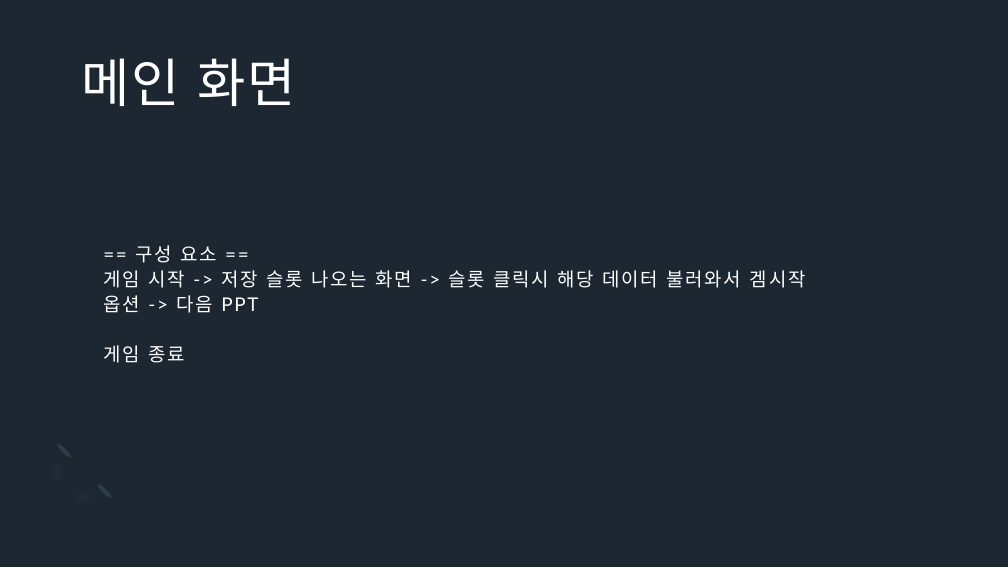
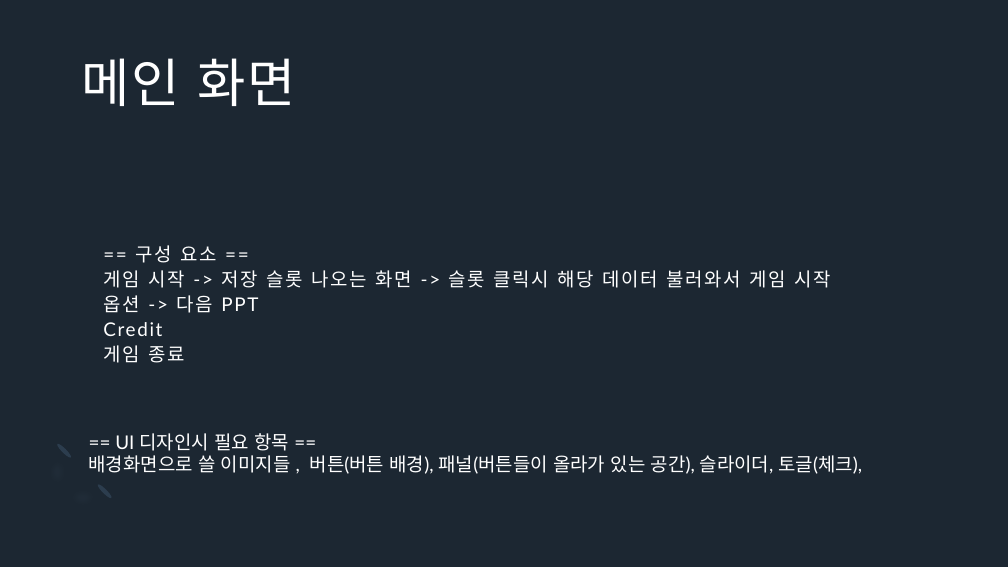
Before and after one commit to Icloy/2D_Roguelike, a slide deck: slide 15 of 기획서.pptx (slide 18 before the commit). Drawn at 1008x567 pixels with LibreOffice and Linux fonts; fonts in the diff are those of the drawing. Boxes give left, top, right and bottom in pixels: in the first picture for what was removed or moved away, otherwise in the second. Text is boxed around its words. In the diff, an @@ line names an element or a change of style, - is before the commit and + after.

```diff
--- a/기획서.pptx
+++ b/기획서.pptx
@@ title at (103, 245, 831, 363): text changed @@
-== 구성 요소 ==
-게임 시작 -> 저장 슬롯 나오는 화면 -> 슬롯 클릭시 해당 데이터 불러와서 겜시작
-옵션 -> 다음 PPT
-게임 종료
+== 구성 요소 ==
+게임 시작 -> 저장 슬롯 나오는 화면 -> 슬롯 클릭시 해당 데이터 불러와서 게임 시작
+옵션 -> 다음 PPT
+Credit
+게임 종료
@@ text added at (89, 433, 862, 474), 18 pt, text #FFFFFF @@
+== UI 디자인시 필요 항목 ==
+배경화면으로 쓸 이미지들 , 버튼(버튼 배경), 패널(버튼들이 올라가 있는 공간), 슬라이더, 토글(체크),
```
Also in this commit, not shown: 14 other slides changed, 5 slides added, 1 slide removed.
